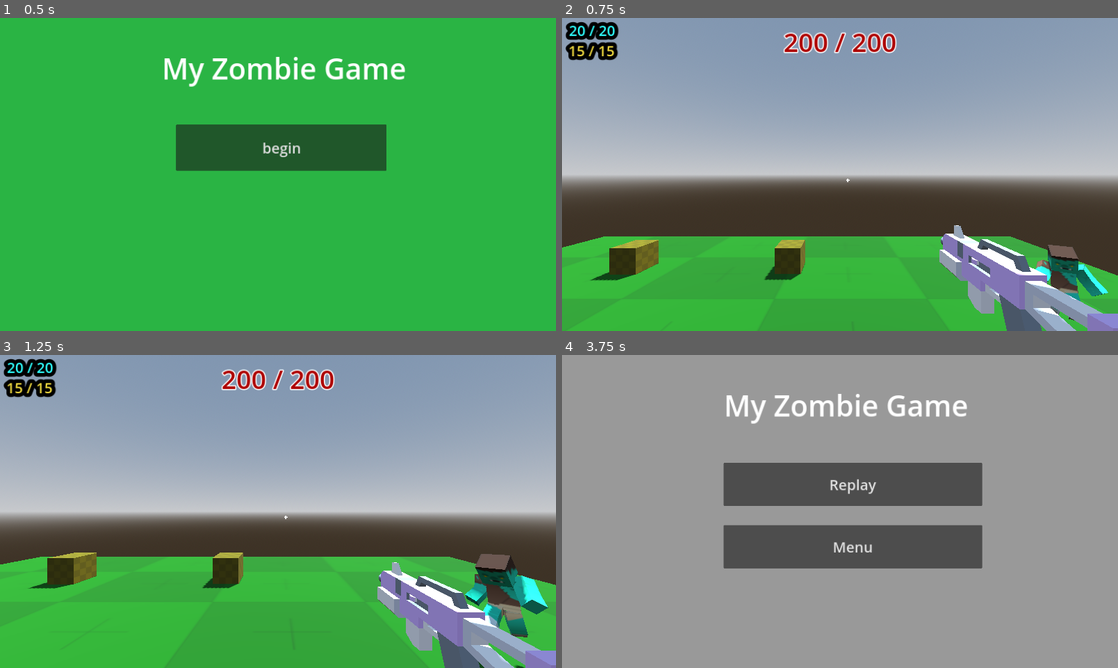
Above: before the commit, frames 1-4 (two rows, left to right).
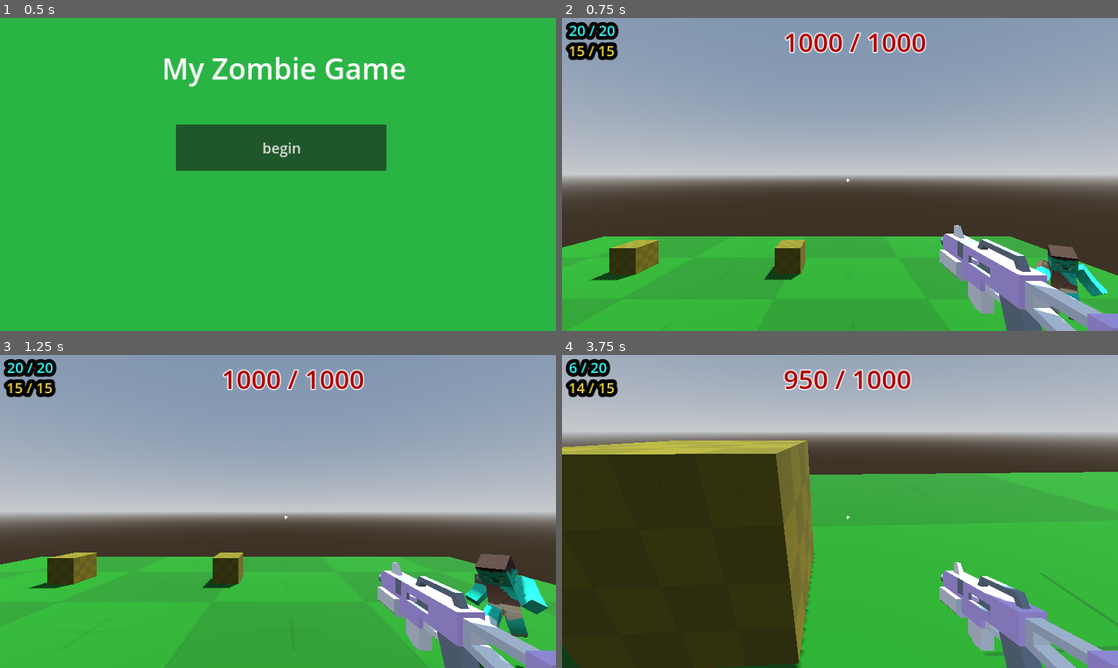
Above: after the commit, the same moments.

Repository: SoufyanRachdi/zombie-game
Game: Godot game, scene res://assets/Interface/Mainmenu/mainmenu.tscn
Same seed, same stepped clock (60 frames per second), same inputs: the game is played once before the commit and once after it.
Inputs (mouse positions are in pixels of both pictures, inside the frame that each line leads up to):
- Up to frame 1 (0.5 s): no input
- Up to frame 2 (0.75 s): click "begin" at 0.5 s
- Up to frame 3 (1.25 s): no input
- Up to frame 4 (3.75 s): tap Enter (ui_accept) at 1.25 s; move the mouse to (834, 517) at 1.27 s; press the mouse at (834, 517) at 1.28 s; hold W (up) 1.28-3.53 s; tap Space (jump) at 1.52, 2.27 s; move the mouse to (878, 514) at 2.02 s; release the mouse at (878, 514) at 2.03 s; tap Shift (speed) at 2.1, 3.6 s; move the mouse to (795, 508) at 2.77 s; press the mouse at (795, 508) at 2.78 s; move the mouse to (845, 511) at 3.52 s; release the mouse at (845, 511) at 3.53 s; hold A (left) from 3.53 s (still down)

Frame 1 is identical in both runs. In frame 2, 0.8% of the frame differs, in the area x 39-66%, y 4-12%; in frame 3, 0.8%; in frame 4, 98%, in the area x 0-100%, y 0-100%.

Commit message:
regle of zombie damage

Diff:
--- a/assets/Player/player.gd
+++ b/assets/Player/player.gd
@@ -15,7 +15,8 @@
 var bullet_left := 0  # initialized in _ready()
 
 @export var bullet := preload("res://assets/bullet/bullet.tscn")
-@export var health := 200
+@export var max_health := 1000
+@export var health =200
 
 @onready var head: Node3D = $head
 @onready var camera_3d: Camera3D = $head/Camera3D
@@ -29,7 +30,7 @@
 
 func _ready() -> void:
 	bullet_left = max_bullets
-	health = 200  # Ensure health is set to max at start
+	health = max_health  # Ensure health is set to max at start
 	Input.set_mouse_mode(Input.MOUSE_MODE_CAPTURED)
 	if defaite_menu:
 		defaite_menu.visible = false
@@ -40,8 +41,8 @@
 		camera_3d.rotate_x(-event.relative.y * SENSITIVITY)
 		camera_3d.rotation.x = clamp(camera_3d.rotation.x, deg_to_rad(-40), deg_to_rad(60))
 
-func damage():
-	health -= 20
+func damage(x:int):
+	health -= x
 	print("Took damage. Health:", health)
 	if health <= 0:
 		death()
@@ -49,7 +50,7 @@
 func _physics_process(delta: float) -> void:
 	# UI Updates
 	bullets_label.text = str(bullet_left) + " / " + str(max_bullets)
-	health_label.text = str(health) + " / 200"
+	health_label.text = str(health) + " / "+str(max_health)
 	energy_label.text = str(int(energy)) + " / " + str(MAX_ENERGY)
 
 	# Gravity
--- a/assets/Zombie/zombie.gd
+++ b/assets/Zombie/zombie.gd
@@ -51,5 +51,5 @@
 
 func _on_damage_timer_timeout() -> void:
 	if player_in_area:
-		player.damage()  # Ensure `damage()` exists on the player
+		player.damage(10)  # Ensure `damage()` exists on the player
 	pass
--- a/assets/Zombie/zombie.tscn
+++ b/assets/Zombie/zombie.tscn
@@ -595,4 +595,5 @@
 
 [connection signal="timeout" from="Timer" to="." method="_on_timer_timeout"]
 [connection signal="body_entered" from="Area3D" to="." method="_on_area_3d_body_entered"]
+[connection signal="body_exited" from="Area3D" to="." method="_on_area_3d_body_exited"]
 [connection signal="timeout" from="DamageTimer" to="." method="_on_damage_timer_timeout"]
--- a/scenes/main.tscn
+++ b/scenes/main.tscn
@@ -151,5 +151,4 @@
 transform = Transform3D(1, 0, 0, 0, 1, 0, 0, 0, 1, 0, -85.7571, 0)
 
 [node name="DefaiteMenu" parent="." instance=ExtResource("5_miufu")]
-process_mode = 3
 visible = false
Not shown: 1 places in assets/Zombie/zombie.tscn that only renumber resources
Not shown: 1 places in scenes/main.tscn that only renumber resources
Not shown: 1 places in scenes/zombie.tscn that only renumber resources
